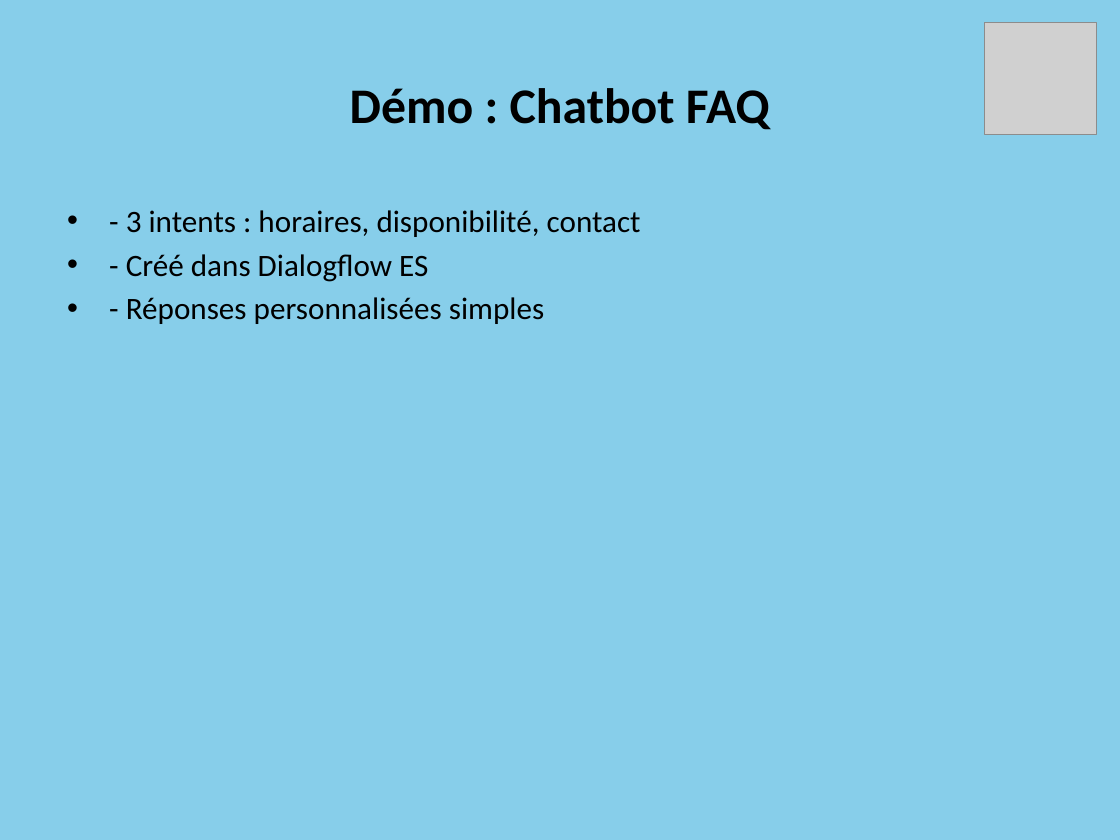
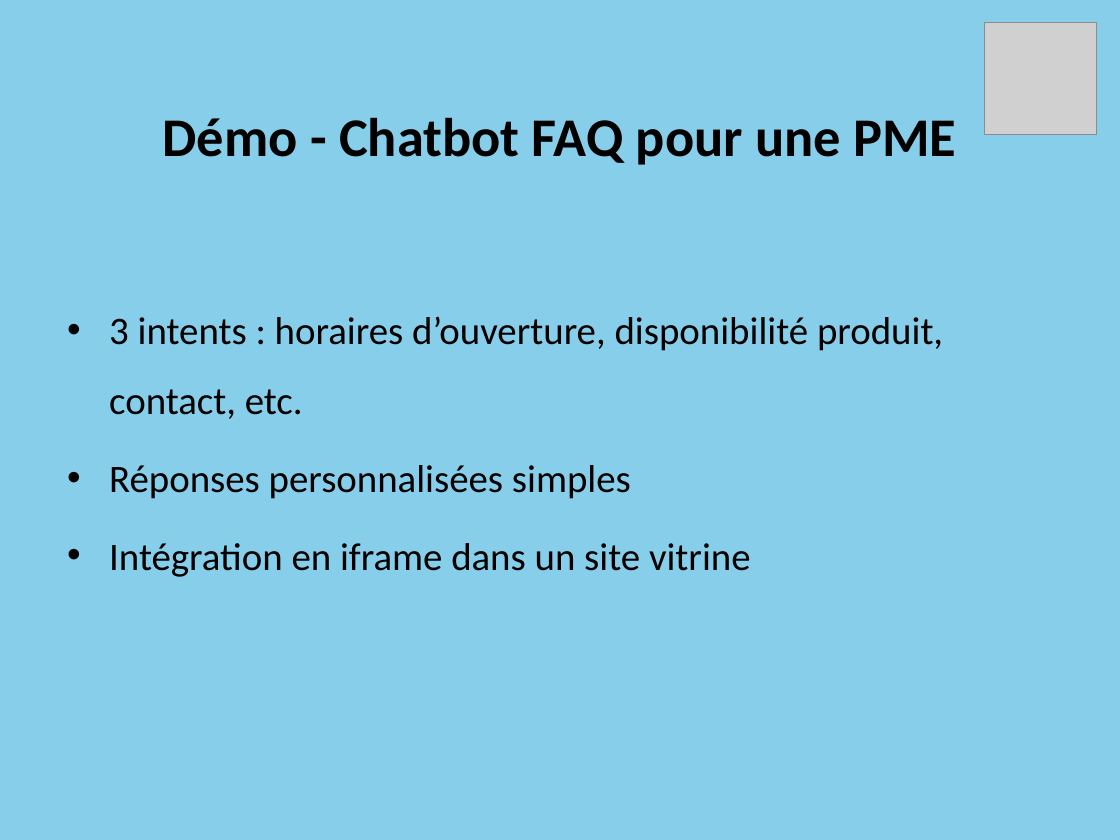
Before and after one commit to Projet-CLD/Google_Dialogflow, a slide deck: slide 8 of Dialogflow_Presentation.pptx (slide 5 before the commit). Drawn at 1120x840 pixels with LibreOffice and Linux fonts; fonts in the diff are those of the drawing; grey boxes stand for pictures. Boxes give left, top, right and bottom in pixels: in the first picture for what was removed or moved away, otherwise in the second. Text is boxed around its words. In the diff, an @@ line names an element or a change of style, - is before the commit and + after.

```diff
--- a/Dialogflow_Presentation.pptx
+++ b/Dialogflow_Presentation.pptx
@@ title at (x1=163, y1=117, x2=956, y2=165): text changed; size 32 to 35 pt @@
-Démo : Chatbot FAQ
+Démo - Chatbot FAQ pour une PME
@@ text at (x1=109, y1=317, x2=943, y2=577): text changed; size 20 to 25 pt @@
-• - 3 intents : horaires, disponibilité, contact
-• - Créé dans Dialogflow ES
-• - Réponses personnalisées simples
+• 3 intents : horaires d’ouverture, disponibilité produit, contact, etc.
+• Réponses personnalisées simples
+• Intégration en iframe dans un site vitrine
```
Also in this commit, not shown: 6 other slides changed, 5 slides added, 2 slides removed.
